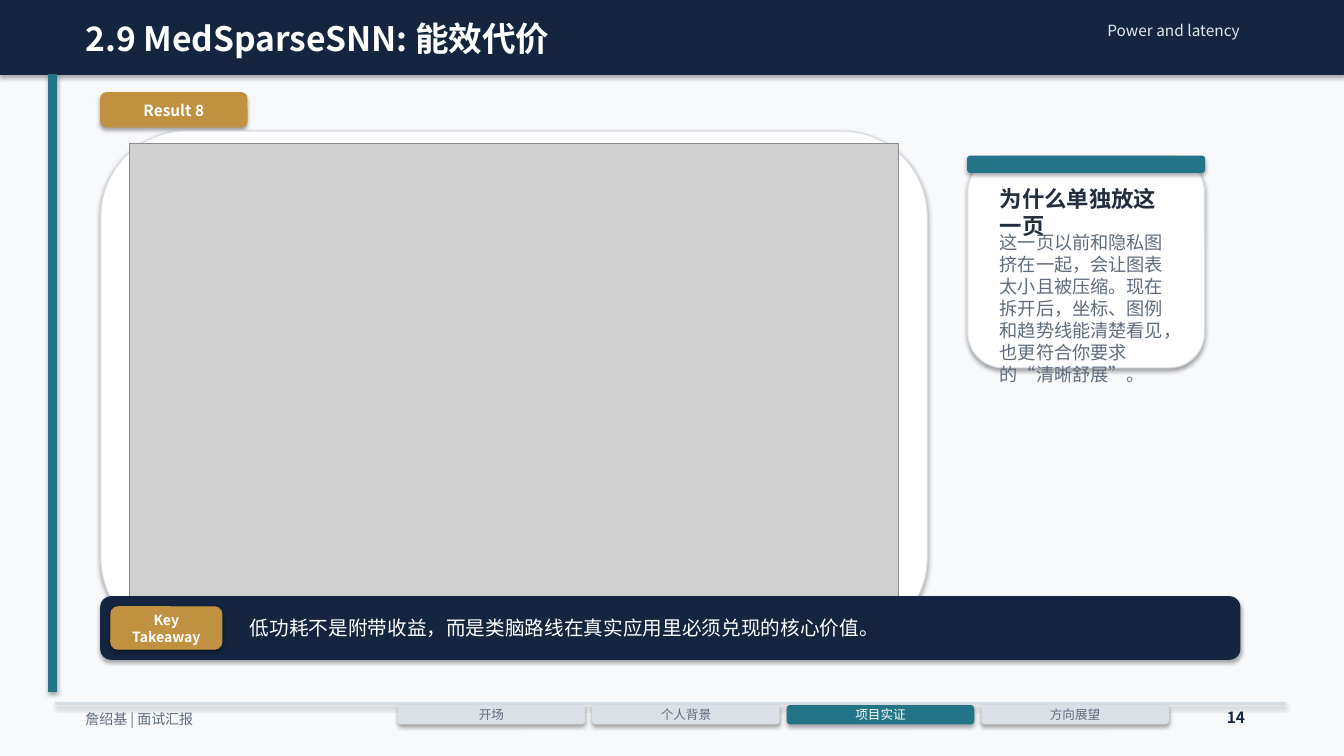
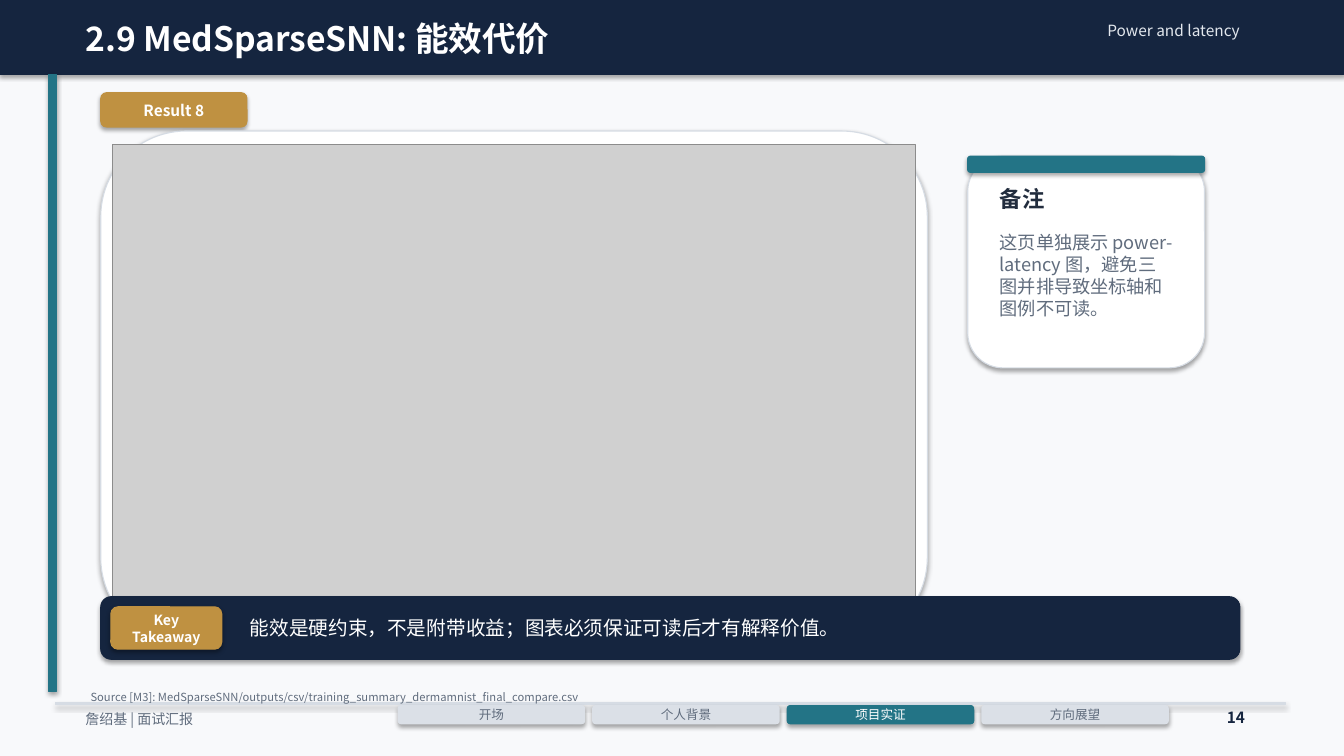
Before and after one commit to ZhanMous/PrivEnergyBench, a slide deck: slide 14 of docs/20min_面试汇报_詹绍基_20页图表版.pptx. Drawn at 1344x756 pixels with LibreOffice and Linux fonts; fonts in the diff are those of the drawing; grey boxes stand for pictures. Boxes give left, top, right and bottom in pixels: in the first picture for what was removed or moved away, otherwise in the second. Text is boxed around its words. In the diff, an @@ line names an element or a change of style, - is before the commit and + after.

```diff
--- a/docs/20min_面试汇报_詹绍基_20页图表版.pptx
+++ b/docs/20min_面试汇报_詹绍基_20页图表版.pptx
@@ picture resized from (x1=129, y1=143, x2=899, y2=615) to (x1=113, y1=145, x2=915, y2=613) @@
@@ text at (x1=1000, y1=188, x2=1045, y2=209): text changed @@
-为什么单独放这一页
+备注
@@ text at (x1=1000, y1=233, x2=1173, y2=317): text changed @@
-这一页以前和隐私图挤在一起，会让图表太小且被压缩。现在拆开后，坐标、图例和趋势线能清楚看见，也更符合你要求的“清晰舒展”。
+这页单独展示 power-latency 图，避免三图并排导致坐标轴和图例不可读。
@@ text at (x1=250, y1=618, x2=840, y2=638): text changed @@
-低功耗不是附带收益，而是类脑路线在真实应用里必须兑现的核心价值。
+能效是硬约束，不是附带收益；图表必须保证可读后才有解释价值。
@@ text added at (x1=91, y1=692, x2=578, y2=704), 8 pt, text #606C7D @@
+Source [M3]: MedSparseSNN/outputs/csv/training_summary_dermamnist_final_compare.csv
```
Also in this commit, not shown: 15 other slides changed, 1 slide added, 17 other files.
